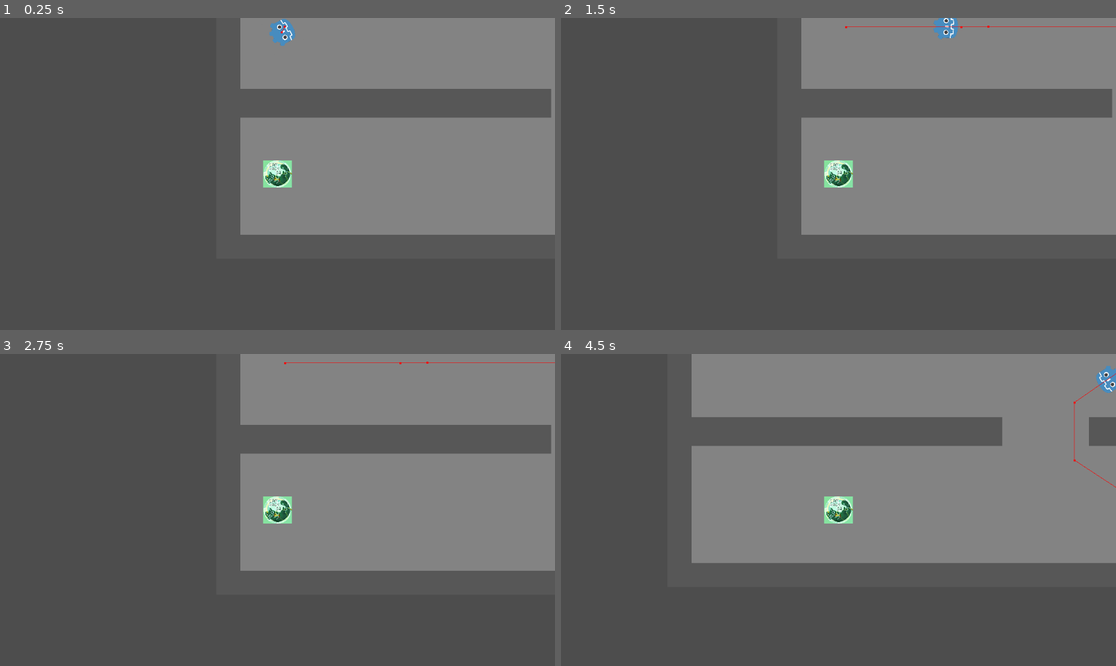
Above: before the commit, frames 1-4 (two rows, left to right).
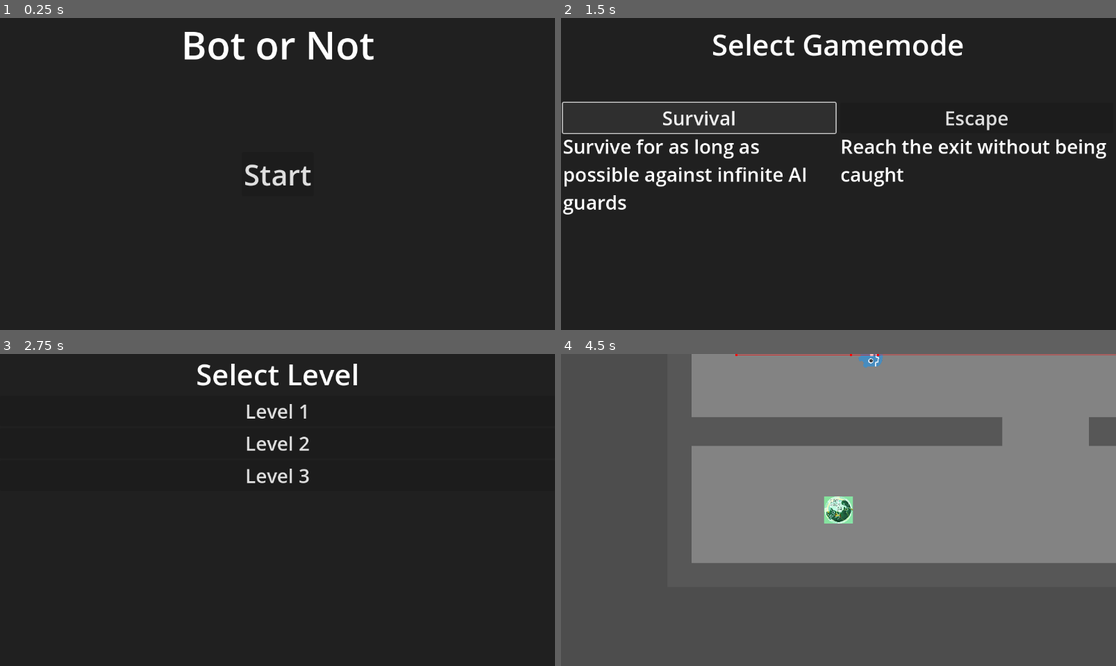
Above: after the commit, the same moments.

Repository: AmirH32/Bot-Or-Not
Game: Godot game, scene res://scenes/world.tscn
Same seed, same stepped clock (60 frames per second), same inputs: the game is played once before the commit and once after it.
Inputs (mouse positions are in pixels of both pictures, inside the frame that each line leads up to):
- Up to frame 1 (0.25 s): no input
- Up to frame 2 (1.5 s): click (838, 174) at 0.5 s, where only the run after the commit has a clickable "Start"; click (699, 117) at 1.25 s, where only the run after the commit has a clickable "Survival"
- Up to frame 3 (2.75 s): click (416, 453) at 2 s, where only the run after the commit has a clickable "Escape"
- Up to frame 4 (4.5 s): click (838, 410) at 2.75 s, where only the run after the commit has a clickable "Level 1"; hold Right (ui_right) 3.53-4.28 s; hold Down (ui_down) from 4.28 s (still down)

The runs differ from the first frame. In frame 1, 100% of the frame differs, in the area x 0-100%, y 0-100%; in frame 2, 99%; in frame 3, 100%; in frame 4, 0.7%.

Commit message:
Allow UI to start levels

Diff:
--- a/scenes/world.tscn
+++ b/scenes/world.tscn
@@ -24,3 +24,5 @@
 color = Color(0.513233, 0.513233, 0.513233, 1)
 
 [node name="UI" parent="." instance=ExtResource("2_k0v44")]
+
+[connection signal="open_level" from="UI" to="." method="start_game"]
--- a/scripts/world.gd
+++ b/scripts/world.gd
@@ -3,7 +3,7 @@
 
 # Called when the node enters the scene tree for the first time.
 func _ready():
-	start_game("level_1")
+	pass
 
 
 # Called every frame. 'delta' is the elapsed time since the previous frame.
